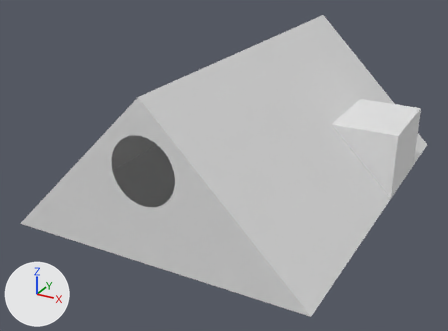
The Blender file PortfolioBlender/Attic.blend, before and after one commit.
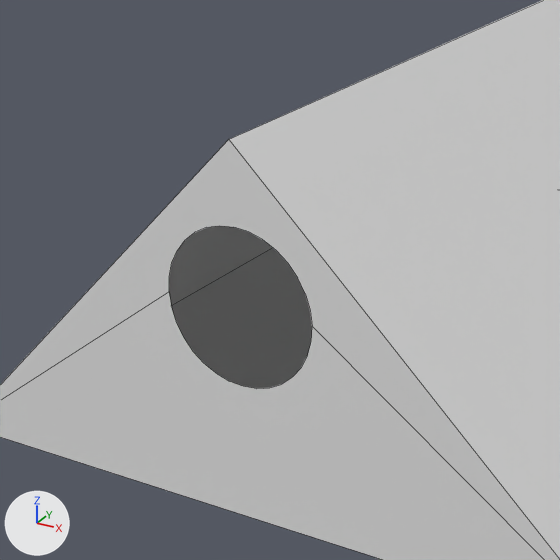
Old and new are each drawn whole from a 50 mm lens placed at (5.55, -11.36, 5.86), pointed at (-0.33, -0.67, 0.51) and again close up on the part from 8% to 64% of the width and 11% to 86% of the height. The lights are fixed; the arrows at lower left show +X, +Y and +Z. The close-ups show mesh edges as thin lines.

The first close-up shows 'Floor', 'Gables', 'Roof'.
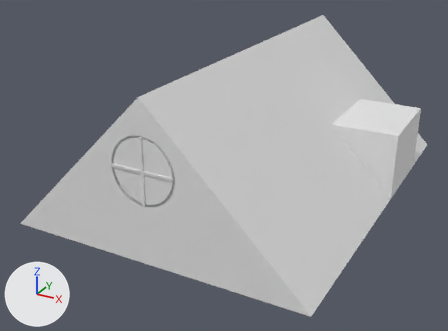
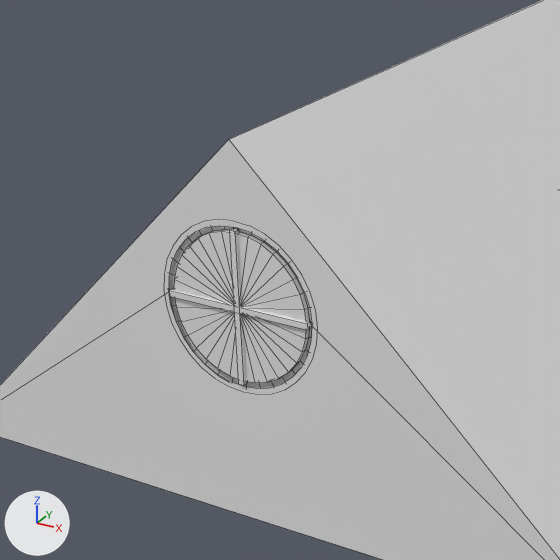
Location of each change, [x1, y1, x2, y2] in pixels of the close-ups (560 x 560 px):
'Window', added
    after: [169, 226, 312, 389]
    faces in mat_glass (white #e7e7e7): [174, 232, 306, 383]
    faces in mat_windowframe (white #e7e7e7): [169, 226, 312, 389]
'Floor', unchanged, covered by the edit
    before: [171, 248, 312, 389]

Edits to the bpy script that builds the scene:
```text
Add mat_windowframe:
    mat_windowframe = principled_material('WindowFrame')
    mat_windowframe.base_color = (0.8, 0.8, 0.8)  # white #e7e7e7
Add mat_glass:
    mat_glass = principled_material('Glass')
    mat_glass.base_color = (0.8, 0.8, 0.8)  # white #e7e7e7
Add me_circle:
    me_circle.from_pydata(...)  # 145 vertices, 140 faces; spans x -0.669..0.669, y 3.955..4.024, z 1.076..2.414
    me_circle.polygons.foreach_set('use_smooth', [True] * 140)
    # faces by material slot: [108, 32]
    me_circle.materials.append(mat_windowframe)  # white #e7e7e7
    me_circle.materials.append(mat_glass)  # white #e7e7e7
Add ob_window:
    ob_window = bpy.data.objects.new('Window', me_circle)
    ob_window.location = (0.0, 0.0, 0.0)
    _m = ob_window.modifiers.new('Mirror', 'MIRROR')
    _m.use_axis = (False, True, False)
```
